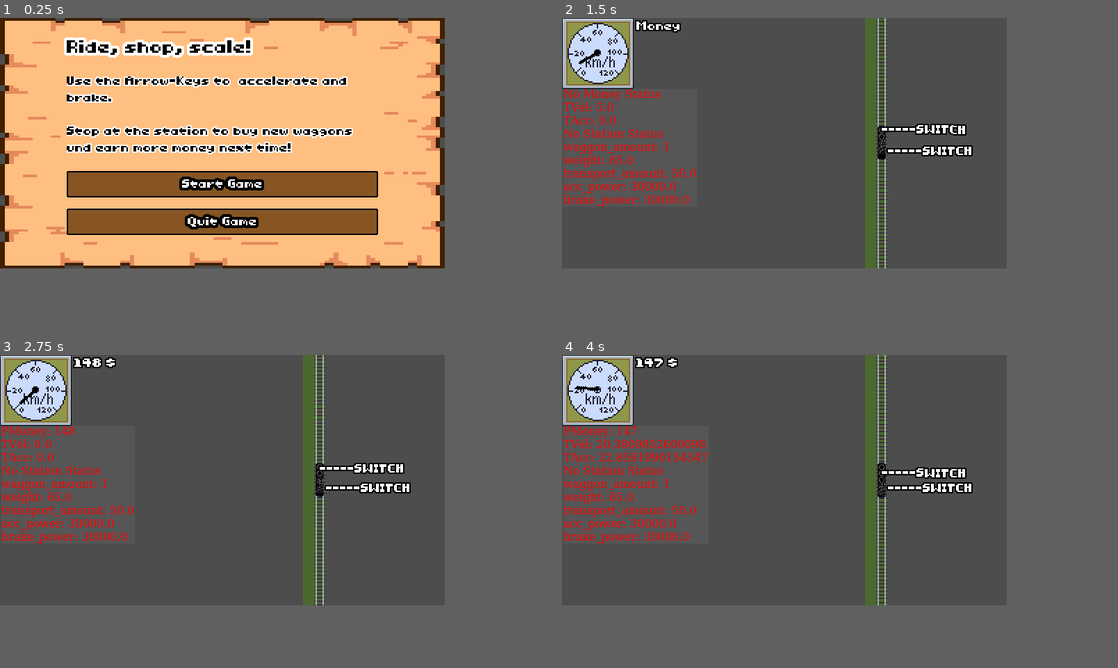
Above: before the commit, frames 1-4 (two rows, left to right).
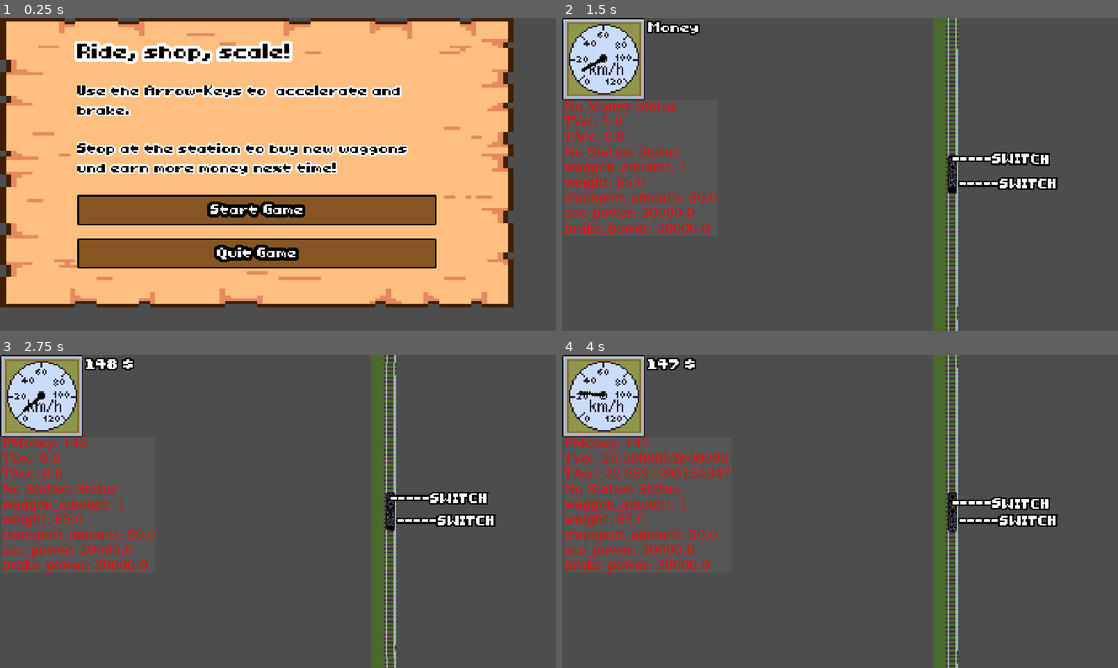
Above: after the commit, the same moments.

Repository: sthoni/gamejamaugust2024
Game: Godot game, scene res://ui/menu.tscn
Two runs of this game, one before a commit and one after it. Both use one fixed random seed, a clock stepped at 60 frames per second and the inputs below.
Inputs:
- Up to frame 1 (0.25 s): no input
- Up to frame 2 (1.5 s): click "Start Game" at 0.5 s; tap Enter (shop) at 1.25 s; hold Right (right) from 1.28 s (still down)
- Up to frame 3 (2.75 s): tap Enter (shop) at 1.52, 2.27 s; release Right (right) at 2.03 s; hold Down (brake) from 2.03 s (still down)
- Up to frame 4 (4 s): release Down (brake) at 2.78 s; hold Right (right) 2.78-3.53 s; tap Space at 3.5 s; hold Up (accelerate) from 3.53 s (still down); tap Enter (shop) at 3.77 s
In our replay, the window is 640x360 before the commit and 800x450 after it. These sizes can differ from the game's own. Grey fills any space a smaller window leaves; there, only what the larger window draws over its background counts as a difference.

The runs differ from the first frame. In frame 1, 49% of the frame differs, in the area x 0-100%, y 0-100%; in frame 2, 15%; in frame 3, 15%; in frame 4, 16%.

Commit message:
railroad switches are back, working again, hop on and off.

Diff:
--- a/level/level.tscn
+++ b/level/level.tscn
@@ -119,9 +119,9 @@
 curve = SubResource("Curve2D_ivpvi")
 
 [node name="PathFollow_1" type="PathFollow2D" parent="TrainChainManager/Path2D"]
-position = Vector2(-0.0509703, -1260.29)
-rotation = -1.57035
-progress = 1615.67
+position = Vector2(-0.0551447, -1250.61)
+rotation = -1.57039
+progress = 1606.0
 loop = false
 script = ExtResource("7_0v1st")
 
@@ -188,5 +188,8 @@
 offset_bottom = 29.0
 text = "Money"
 
+[node name="Node2D" type="Node2D" parent="."]
+position = Vector2(461, -934)
+
 [connection signal="body_entered" from="LevelEnd" to="." method="_on_level_end_body_entered"]
 [connection signal="timeout" from="MoneyTimer" to="." method="_on_money_timer_timeout"]
--- a/project.godot
+++ b/project.godot
@@ -30,9 +30,8 @@
 
 [display]
 
-window/size/viewport_width=640
-window/size/viewport_height=360
 window/stretch/mode="viewport"
+window/stretch/scale=1.66
 
 [gui]
 
--- a/train/train.gd
+++ b/train/train.gd
@@ -31,7 +31,6 @@
 @onready var path_follow_2: PathFollow2D = $"../../../Path2D_2/PathFollow_2"
 
 var paths: Array[PathFollow2D]
-var on_path_2 := false
 
 func _ready() -> void:
 	$Camera2D.make_current()
@@ -132,8 +131,9 @@
 	if current_path is PathFollow2D:
 		current_path.progress += new_velocity * delta
 		if current_path.progress_ratio >= 1.0:
+			var end_position = current_path.global_position
 			switch_path(path_follow_1)
-			current_path.progress = 1615.67
+			current_path.progress = 1606
 		for i in range(paths.size()):
 			paths[i].progress = current_path.progress - (35 + 24 * i)
 	#move_and_slide()
@@ -141,13 +141,13 @@
 func switch_path(new_path: PathFollow2D):
 	#var train = current_path.get_child(0) #Train
 	var train = current_path.get_node("Train") #Train
+
 	if train:
 		current_path.remove_child(train)
 		new_path.add_child(train)
 		#train.position = Vector2.ZERO # Lokale Position im neuen PathFollow2D
 		new_path.progress = current_path.progress
 		current_path = new_path
-		on_path_2 = true
 
 func _check_speed():
 	var f = AudioServer.get_bus_index("DrivingSounds")
